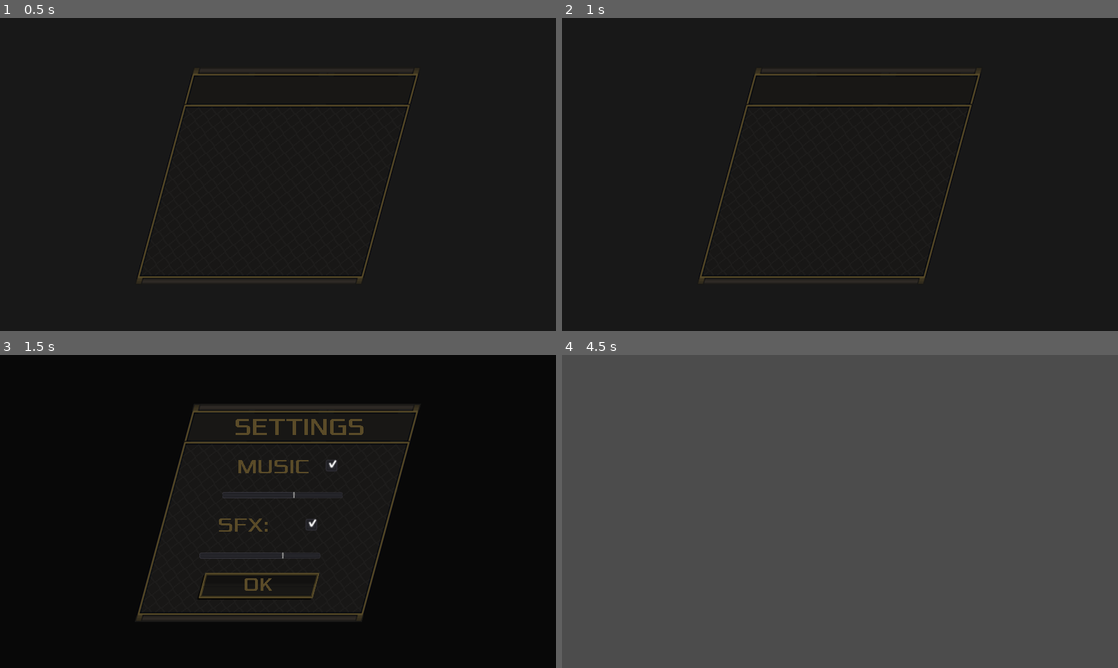
Above: before the commit, frames 1-4 (two rows, left to right).
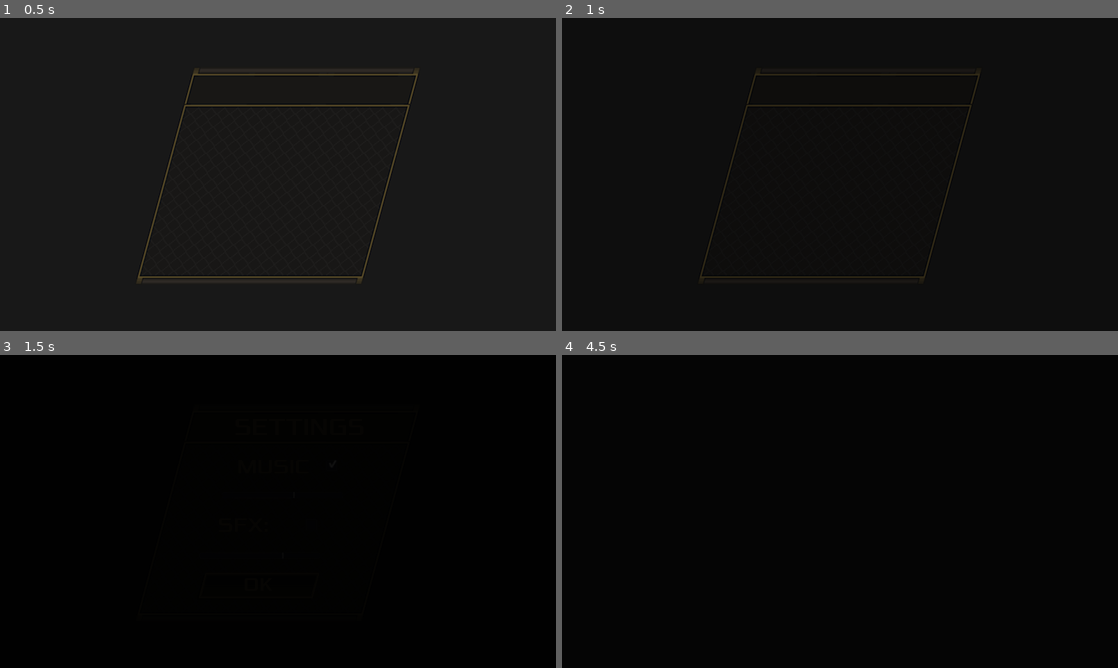
Above: after the commit, the same moments.

Repository: PawelKrywulko/TGW_G-8_Z1
Game: Godot game, scene res://scenes/Options.tscn
Same seed, same stepped clock (60 frames per second), same inputs: the game is played once before the commit and once after it. This scene is started directly instead of the project's main scene.
Inputs:
- Up to frame 1 (0.5 s): no input
- Up to frame 2 (1 s): click "RESTART GAME" at 0.5 s
- Up to frame 3 (1.5 s): click "SETTINGS" at 1.25 s
- Up to frame 4 (4.5 s): click "MAIN MENU" at 2 s; click "RESTART GAME" at 2.75 s; click "RESTART GAME" at 3.5 s; click "CONTINUE" at 4.25 s

Frame 1 is identical in both runs. In frame 2, 1.1% of the frame differs, in the area x 24-76%, y 16-84%; in frame 3, 9.7%; in frame 4, 100%, in the area x 0-100%, y 0-100%.

Commit message:
Finished Options Panel

Diff:
--- a/River Raid/config.cfg
+++ b/River Raid/config.cfg
@@ -5,7 +5,7 @@
 
 [SFX]
 
-IsEnabled=true
+IsEnabled=false
 Volume=4.0
 
 [Highscore]
--- a/River Raid/scripts/GameManager.gd
+++ b/River Raid/scripts/GameManager.gd
@@ -19,6 +19,7 @@
 var ready_to_go: bool = false
 
 func _ready() -> void:
+	get_tree().paused = false
 	starting_point = $StartingPoint.position
 	Global.fade_in()
 	gameloop()
--- a/River Raid/scripts/Options.gd
+++ b/River Raid/scripts/Options.gd
@@ -6,7 +6,7 @@
 onready var main_menu_button:= $MainMenuButton
 
 func _ready():
-	#set_pause_mode(Node.PAUSE_MODE_PROCESS)
+	set_pause_mode(Node.PAUSE_MODE_PROCESS)
 	continue_button.connect("pressed", self, "play")
 	restart_button.connect("pressed", self, "restart")
 	settings_button.connect("pressed", self, "settings")
@@ -17,10 +17,15 @@
 	queue_free()
 
 func restart():
-	pass
+	Global.click()
+	Global.fade_out()
+	set_pause_mode(Node.PAUSE_MODE_STOP)
+	yield(Global,"fade_out_completed")
+	get_tree().reload_current_scene()
+
+
 
 func settings():
-	#get_tree().paused = true
 	Global.click()
 	var settings_scene = load("res://scenes/Settings.tscn")
 	add_child(settings_scene.instance())
@@ -30,5 +35,7 @@
 	Global.click()
 	#Global.fade_unpause()
 	Global.fade_out()
+	set_pause_mode(Node.PAUSE_MODE_STOP)
 	yield(Global,"fade_out_completed")
 	get_tree().change_scene("res://scenes/StartScreen.tscn")
+	queue_free()
Not shown: 6 places in River Raid/scenes/Options.tscn that only renumber resources
